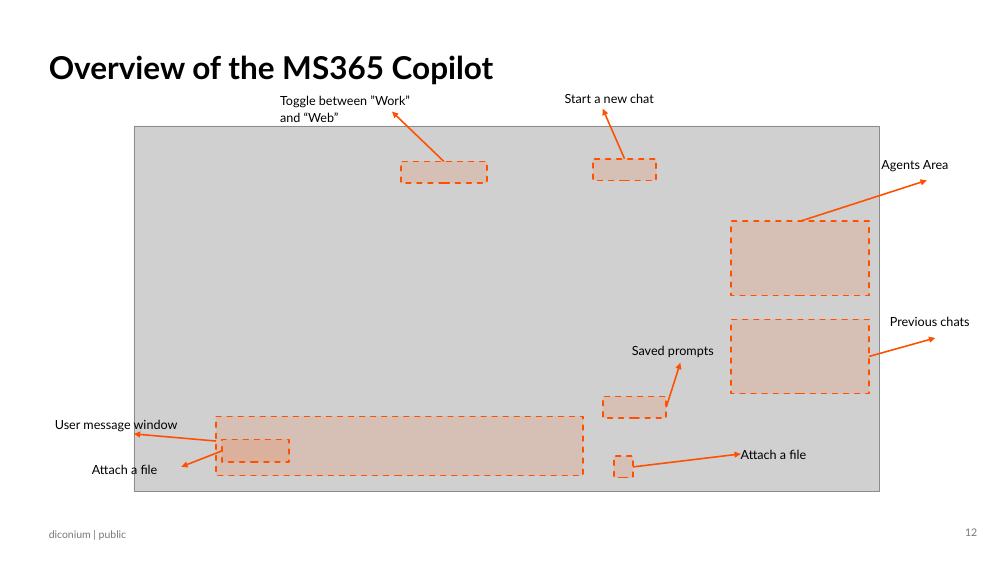
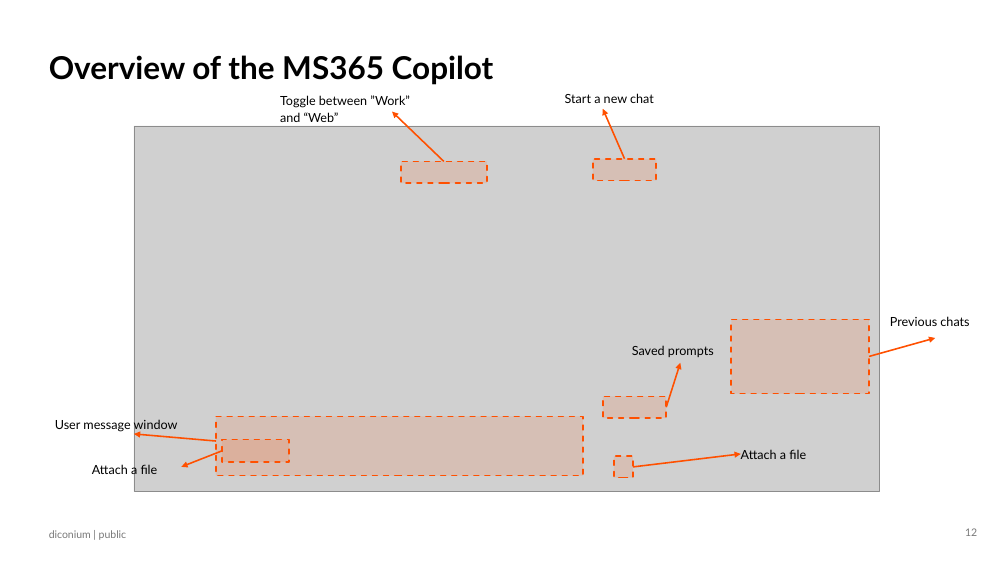
Before and after one commit to NeilSinclair/prompt_workshop, a slide deck: slide 12 of slides/AI Teach In STIHL v1.2.pptx. Drawn at 1008x567 pixels with LibreOffice and Linux fonts; fonts in the diff are those of the drawing; grey boxes stand for pictures; background and template pictures are left out. Boxes give left, top, right and bottom in pixels: in the first picture for what was removed or moved away, otherwise in the second. Text is boxed around its words. In the diff, an @@ line names an element or a change of style, - is before the commit and + after.

```diff
--- a/slides/AI Teach In STIHL v1.2.pptx
+++ b/slides/AI Teach In STIHL v1.2.pptx
@@ text removed at (x1=881, y1=160, x2=949, y2=172) @@
-Agents Area
@@ arrow removed from (800, 222) to (927, 181) @@
@@ rectangle removed at (x1=731, y1=222, x2=869, y2=296) @@
```
Also in this commit, not shown: 9 other slides changed, 53 other files.
